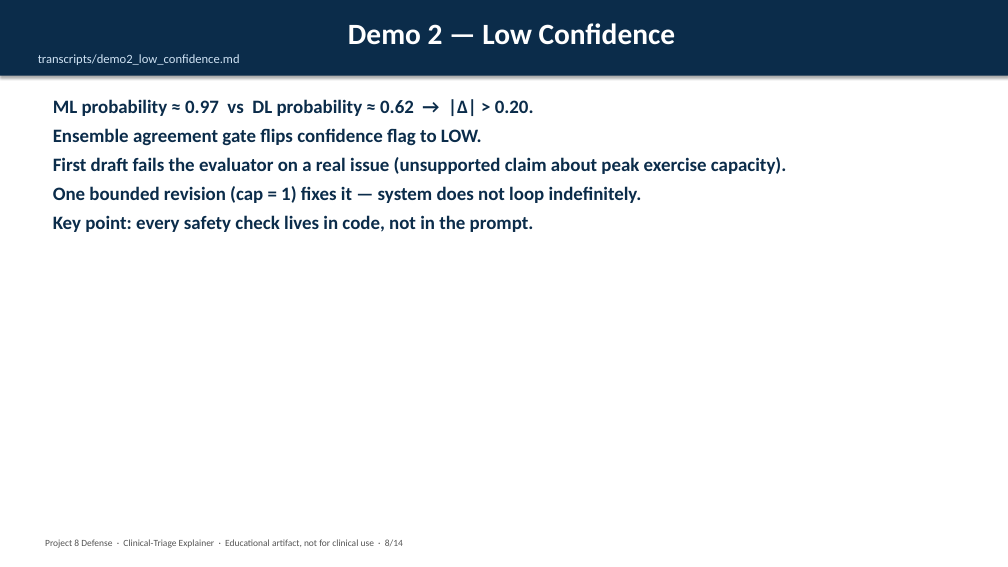
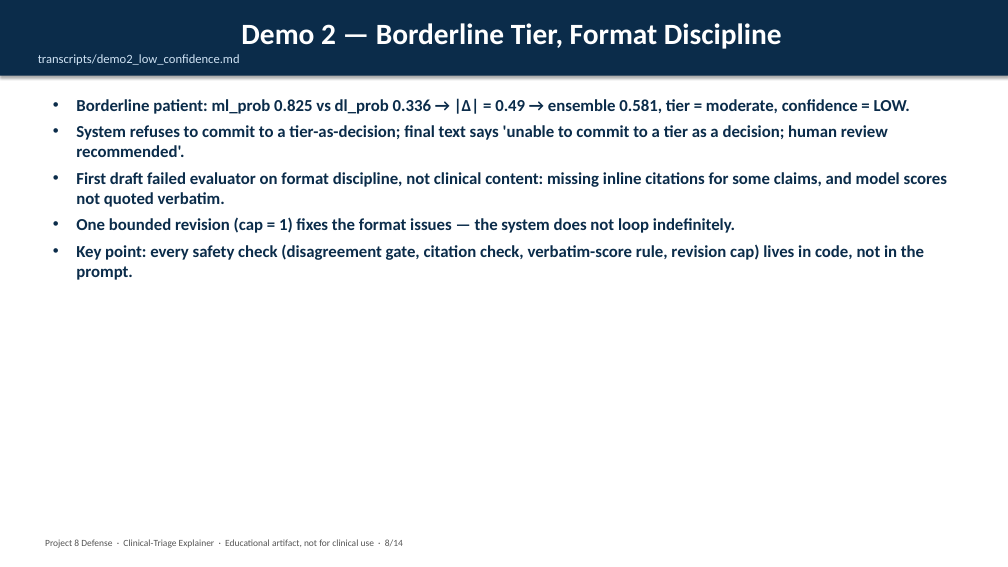
Before and after one commit to udacity-project-sidhu/industry-Integrated-AI-System, a slide deck: slide 8 of defense doc/Defense_Deck.pptx. Drawn at 1008x567 pixels with LibreOffice and Linux fonts; fonts in the diff are those of the drawing. Boxes give left, top, right and bottom in pixels: in the first picture for what was removed or moved away, otherwise in the second. Text is boxed around its words. In the diff, an @@ line names an element or a change of style, - is before the commit and + after.

```diff
--- a/defense doc/Defense_Deck.pptx
+++ b/defense doc/Defense_Deck.pptx
@@ text in rectangle at bbox=[241, 23, 782, 49]: text changed @@
-Demo 2 — Low Confidence
+Demo 2 — Borderline Tier, Format Discipline
@@ text at bbox=[76, 98, 947, 280]: text changed; size 18 to 16 pt @@
-ML probability ≈ 0.97 vs DL probability ≈ 0.62 → |Δ| > 0.20.
-Ensemble agreement gate flips confidence flag to LOW.
-First draft fails the evaluator on a real issue (unsupported claim about peak exercise capacity).
-One bounded revision (cap = 1) fixes it — system does not loop indefinitely.
-Key point: every safety check lives in code, not in the prompt.
+• Borderline patient: ml_prob 0.825 vs dl_prob 0.336 → |Δ| = 0.49 → ensemble 0.581, tier = moderate, confidence = LOW.
+• System refuses to commit to a tier-as-decision; final text says 'unable to commit to a tier as a decision; human review recommended'.
+• First draft failed evaluator on format discipline, not clinical content: missing inline citations for some claims, and model scores not quoted verbatim.
+• One bounded revision (cap = 1) fixes the format issues — the system does not loop indefinitely.
+• Key point: every safety check (disagreement gate, citation check, verbatim-score rule, revision cap) lives in code, not in the prompt.
```
Also in this commit, not shown: 10 other slides changed, 21 other files.
